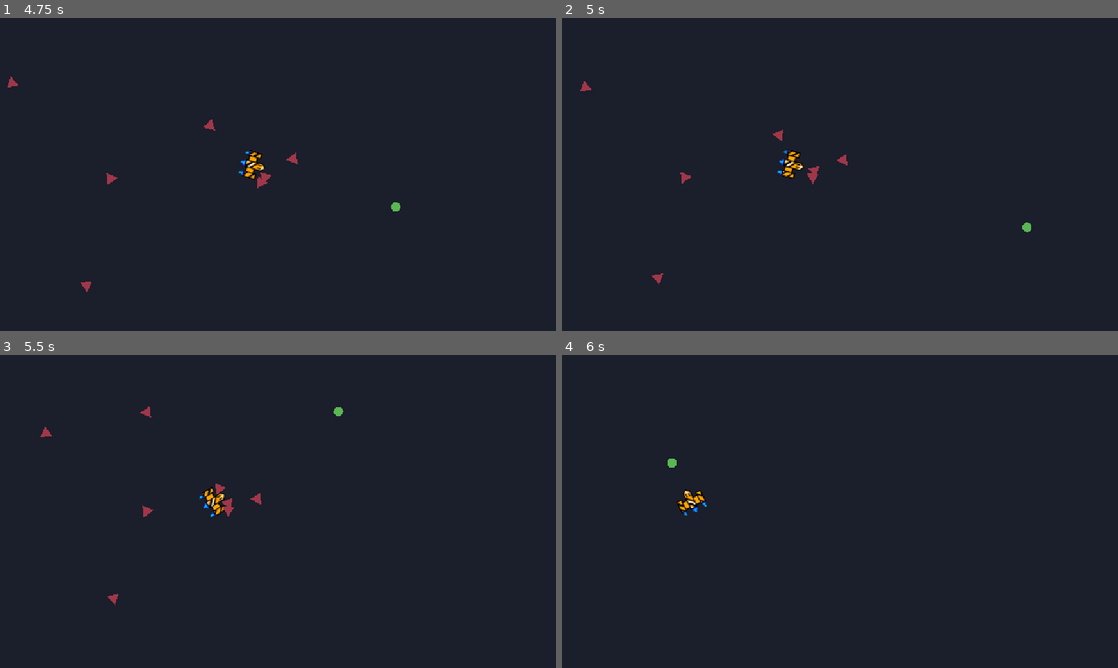
Above: before the commit, frames 1-4 (two rows, left to right).
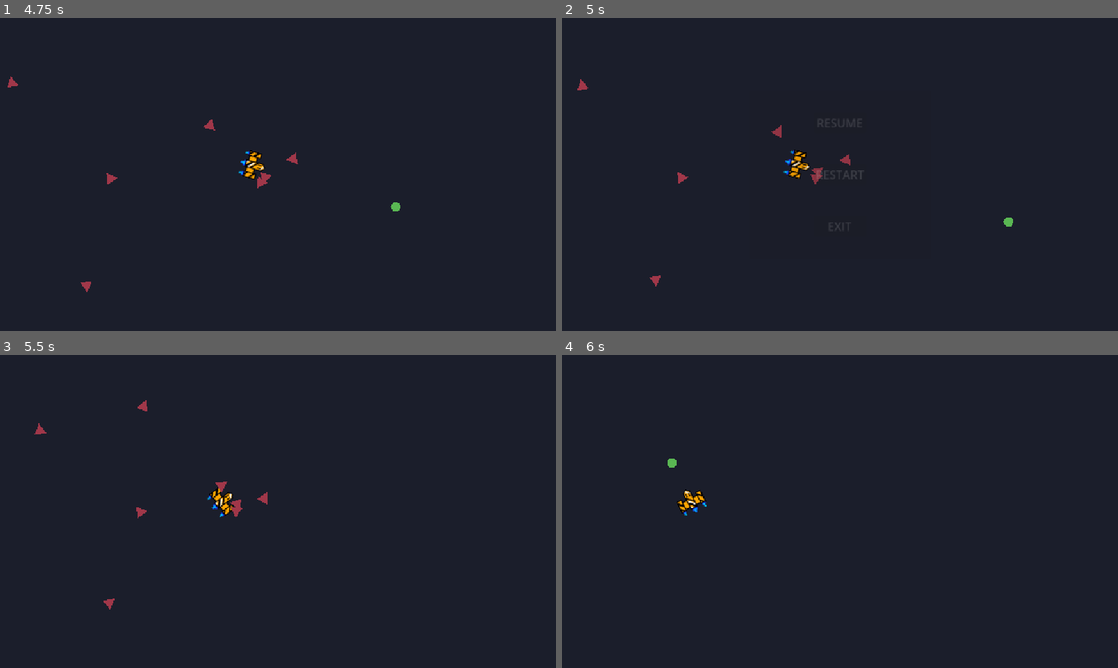
Above: after the commit, the same moments.

Repository: pilmeha/fly-high2
Game: Godot game, scene res://main menu/main_menu.tscn
Same seed, same stepped clock (60 frames per second), same inputs: the game is played once before the commit and once after it.
Inputs (mouse positions are in pixels of both pictures, inside the frame that each line leads up to):
- Up to frame 1 (4.75 s): click "START GAME" at 0.5 s; move the mouse to (400, 158) at 1.27 s; hold D (right) 1.28-2.03 s; click (400, 158) at 1.35 s; move the mouse to (166, 190) at 2.02 s; hold S (down) 2.03-2.78 s; click (166, 190) at 2.1 s; move the mouse to (333, 105) at 2.77 s; hold D (right) 2.78-3.53 s; click (333, 105) at 2.85 s; move the mouse to (250, 237) at 3.52 s; hold W (up) 3.53-4.28 s; click (250, 237) at 3.6 s; move the mouse to (444, 221) at 4.27 s; hold A (left) from 4.28 s (still down); click (444, 221) at 4.35 s
- Up to frame 2 (5 s): keep holding A (left); tap Escape (esc, bound only after the commit) at 4.9 s
- Up to frame 3 (5.5 s): release A (left) at 5 s; click (278, 458) at 5 s, where only the run after the commit has a clickable "RESUME"
- Up to frame 4 (6 s): move the mouse to (673, 464) at 5.77 s; hold A (left) from 5.78 s (still down); click (673, 464) at 5.85 s

Frame 1 is identical in both runs. In frame 2, 0.8% of the frame differs, in the area x 2-85%, y 19-86%; in frame 3, 0.8%, in the area x 6-62%, y 14-82%; in frame 4, nothing differs.

Commit message:
сделал меню паузы

Diff:
--- a/main menu/main_menu.tscn
+++ b/main menu/main_menu.tscn
@@ -5,9 +5,11 @@
 
 [sub_resource type="SystemFont" id="SystemFont_8f8xy"]
 font_names = PackedStringArray("Impact")
+subpixel_positioning = 0
 
 [sub_resource type="SystemFont" id="SystemFont_m48o8"]
 font_names = PackedStringArray("Impact")
+subpixel_positioning = 0
 
 [node name="Main_Menu" type="Control"]
 layout_mode = 3
--- /dev/null
+++ b/pause menu/pause_menu.gdshader
@@ -0,0 +1,9 @@
+shader_type canvas_item;
+uniform sampler2D SCREEN_TEXTURE: hint_screen_texture, filter_linear_mipmap;
+
+uniform float lod: hint_range(0.0, 5) = 0.0;
+
+void fragment(){
+	vec4 color = texture(SCREEN_TEXTURE, SCREEN_UV, lod);
+	COLOR = color;
+}
--- /dev/null
+++ b/pause menu/pause_menu.tscn
@@ -0,0 +1,142 @@
+[gd_scene load_steps=8 format=3 uid="uid://qyhbgu542ncx"]
+
+[ext_resource type="Script" uid="uid://cj8vj8v7y8ply" path="res://scripts/pause_menu.gd" id="1_2q6i3"]
+[ext_resource type="Shader" uid="uid://8506klhpu0ec" path="res://pause menu/pause_menu.gdshader" id="1_e3xid"]
+
+[sub_resource type="ShaderMaterial" id="ShaderMaterial_pqnsm"]
+shader = ExtResource("1_e3xid")
+shader_parameter/lod = 0.0
+
+[sub_resource type="SystemFont" id="SystemFont_e3xid"]
+font_names = PackedStringArray("Impact")
+
+[sub_resource type="Animation" id="Animation_2q6i3"]
+resource_name = "blur"
+length = 0.3
+tracks/0/type = "value"
+tracks/0/imported = false
+tracks/0/enabled = true
+tracks/0/path = NodePath("ColorRect:material:shader_parameter/lod")
+tracks/0/interp = 1
+tracks/0/loop_wrap = true
+tracks/0/keys = {
+"times": PackedFloat32Array(0, 0.3),
+"transitions": PackedFloat32Array(1, 1),
+"update": 0,
+"values": [0.0, 0.8]
+}
+tracks/1/type = "value"
+tracks/1/imported = false
+tracks/1/enabled = true
+tracks/1/path = NodePath("PanelContainer:modulate")
+tracks/1/interp = 1
+tracks/1/loop_wrap = true
+tracks/1/keys = {
+"times": PackedFloat32Array(0, 0.3),
+"transitions": PackedFloat32Array(1, 1),
+"update": 0,
+"values": [Color(1, 1, 1, 0), Color(1, 1, 1, 1)]
+}
+
+[sub_resource type="Animation" id="Animation_8dhhk"]
+length = 0.001
+tracks/0/type = "value"
+tracks/0/imported = false
+tracks/0/enabled = true
+tracks/0/path = NodePath("ColorRect:material:shader_parameter/lod")
+tracks/0/interp = 1
+tracks/0/loop_wrap = true
+tracks/0/keys = {
+"times": PackedFloat32Array(0),
+"transitions": PackedFloat32Array(1),
+"update": 0,
+"values": [0.0]
+}
+tracks/1/type = "value"
+tracks/1/imported = false
+tracks/1/enabled = true
+tracks/1/path = NodePath("PanelContainer:modulate")
+tracks/1/interp = 1
+tracks/1/loop_wrap = true
+tracks/1/keys = {
+"times": PackedFloat32Array(0),
+"transitions": PackedFloat32Array(1),
+"update": 0,
+"values": [Color(1, 1, 1, 0)]
+}
+
+[sub_resource type="AnimationLibrary" id="AnimationLibrary_lpd0m"]
+_data = {
+&"RESET": SubResource("Animation_8dhhk"),
+&"blur": SubResource("Animation_2q6i3")
+}
+
+[node name="pause_menu" type="Control"]
+process_mode = 3
+layout_mode = 3
+anchors_preset = 15
+anchor_right = 1.0
+anchor_bottom = 1.0
+grow_horizontal = 2
+grow_vertical = 2
+script = ExtResource("1_2q6i3")
+
+[node name="ColorRect" type="ColorRect" parent="."]
+material = SubResource("ShaderMaterial_pqnsm")
+layout_mode = 1
+anchors_preset = 15
+anchor_right = 1.0
+anchor_bottom = 1.0
+grow_horizontal = 2
+grow_vertical = 2
+
+[node name="PanelContainer" type="PanelContainer" parent="."]
+modulate = Color(1, 1, 1, 0)
+layout_mode = 1
+anchors_preset = 8
+anchor_left = 0.5
+anchor_top = 0.5
+anchor_right = 0.5
+anchor_bottom = 0.5
+offset_left = -188.0
+offset_top = -174.0
+offset_right = 188.0
+offset_bottom = 174.0
+grow_horizontal = 2
+grow_vertical = 2
+
+[node name="HBoxContainer" type="HBoxContainer" parent="PanelContainer"]
+layout_mode = 2
+alignment = 1
+
+[node name="VBoxContainer" type="VBoxContainer" parent="PanelContainer/HBoxContainer"]
+layout_mode = 2
+theme_override_constants/separation = 64
+alignment = 1
+
+[node name="Resume_Button" type="Button" parent="PanelContainer/HBoxContainer/VBoxContainer"]
+layout_mode = 2
+theme_override_fonts/font = SubResource("SystemFont_e3xid")
+theme_override_font_sizes/font_size = 24
+text = "RESUME"
+
+[node name="Restart_Button" type="Button" parent="PanelContainer/HBoxContainer/VBoxContainer"]
+layout_mode = 2
+theme_override_fonts/font = SubResource("SystemFont_e3xid")
+theme_override_font_sizes/font_size = 24
+text = "RESTART"
+
+[node name="Exit_Button" type="Button" parent="PanelContainer/HBoxContainer/VBoxContainer"]
+layout_mode = 2
+theme_override_fonts/font = SubResource("SystemFont_e3xid")
+theme_override_font_sizes/font_size = 24
+text = "EXIT"
+
+[node name="AnimationPlayer" type="AnimationPlayer" parent="."]
+libraries = {
+&"": SubResource("AnimationLibrary_lpd0m")
+}
+
+[connection signal="pressed" from="PanelContainer/HBoxContainer/VBoxContainer/Resume_Button" to="." method="_on_resume_button_pressed"]
+[connection signal="pressed" from="PanelContainer/HBoxContainer/VBoxContainer/Restart_Button" to="." method="_on_restart_button_pressed"]
+[connection signal="pressed" from="PanelContainer/HBoxContainer/VBoxContainer/Exit_Button" to="." method="_on_exit_button_pressed"]
--- a/project.godot
+++ b/project.godot
@@ -53,6 +53,11 @@
 "events": [Object(InputEventMouseButton,"resource_local_to_scene":false,"resource_name":"","device":-1,"window_id":0,"a …(253 unchanged characters)…
 ]
 }
+esc={
+"deadzone": 0.5,
+"events": [Object(InputEventKey,"resource_local_to_scene":false,"resource_name":"","device":-1,"window_id":0,"alt_pressed":false,"shift_pressed":false,"ctrl_pressed":false,"meta_pressed":false,"pressed":false,"keycode":0,"physical_keycode":4194305,"key_label":0,"unicode":0,"location":0,"echo":false,"script":null)
+]
+}
 
 [rendering]
 
--- a/scenes/game.tscn
+++ b/scenes/game.tscn
@@ -1,7 +1,8 @@
-[gd_scene load_steps=8 format=3 uid="uid://c8ebe0pdpldga"]
+[gd_scene load_steps=9 format=3 uid="uid://c8ebe0pdpldga"]
 
 [ext_resource type="PackedScene" uid="uid://dwasmljloi75x" path="res://scenes/player.tscn" id="1_uwrxv"]
 [ext_resource type="Script" uid="uid://xsx3ut4smppl" path="res://scripts/game.gd" id="1_yqjtg"]
+[ext_resource type="PackedScene" uid="uid://qyhbgu542ncx" path="res://pause menu/pause_menu.tscn" id="3_lnu2h"]
 
 [sub_resource type="Environment" id="Environment_yqjtg"]
 background_mode = 3
@@ -49,4 +50,13 @@
 wait_time = 0.5
 autostart = true
 
+[node name="CanvasLayer" type="CanvasLayer" parent="."]
+
+[node name="pause_menu" parent="CanvasLayer" instance=ExtResource("3_lnu2h")]
+anchors_preset = 8
+anchor_left = 0.5
+anchor_top = 0.5
+anchor_right = 0.5
+anchor_bottom = 0.5
+
 [connection signal="timeout" from="Timer" to="." method="_on_timer_timeout"]
--- /dev/null
+++ b/scripts/pause_menu.gd
@@ -0,0 +1,34 @@
+extends Control
+
+func _ready():
+	$AnimationPlayer.play("RESET")
+
+func resume():
+	get_tree().paused = false
+	$AnimationPlayer.play_backwards("blur")
+
+func pause():
+	get_tree().paused = true
+	$AnimationPlayer.play("blur")
+
+func testEsc():
+	if Input.is_action_just_pressed("esc") and get_tree().paused == false:
+		pause()
+	elif Input.is_action_just_pressed("esc") and get_tree().paused == true:
+		resume()
+
+
+func _on_resume_button_pressed() -> void:
+	resume()
+
+
+func _on_restart_button_pressed() -> void:
+	resume()
+	get_tree().reload_current_scene()
+
+
+func _on_exit_button_pressed() -> void:
+	get_tree().quit()
+
+func _process(delta):
+	testEsc()
Not shown, added: pause menu/pause_menu.gdshader.uid
Not shown, added: scripts/pause_menu.gd.uid
